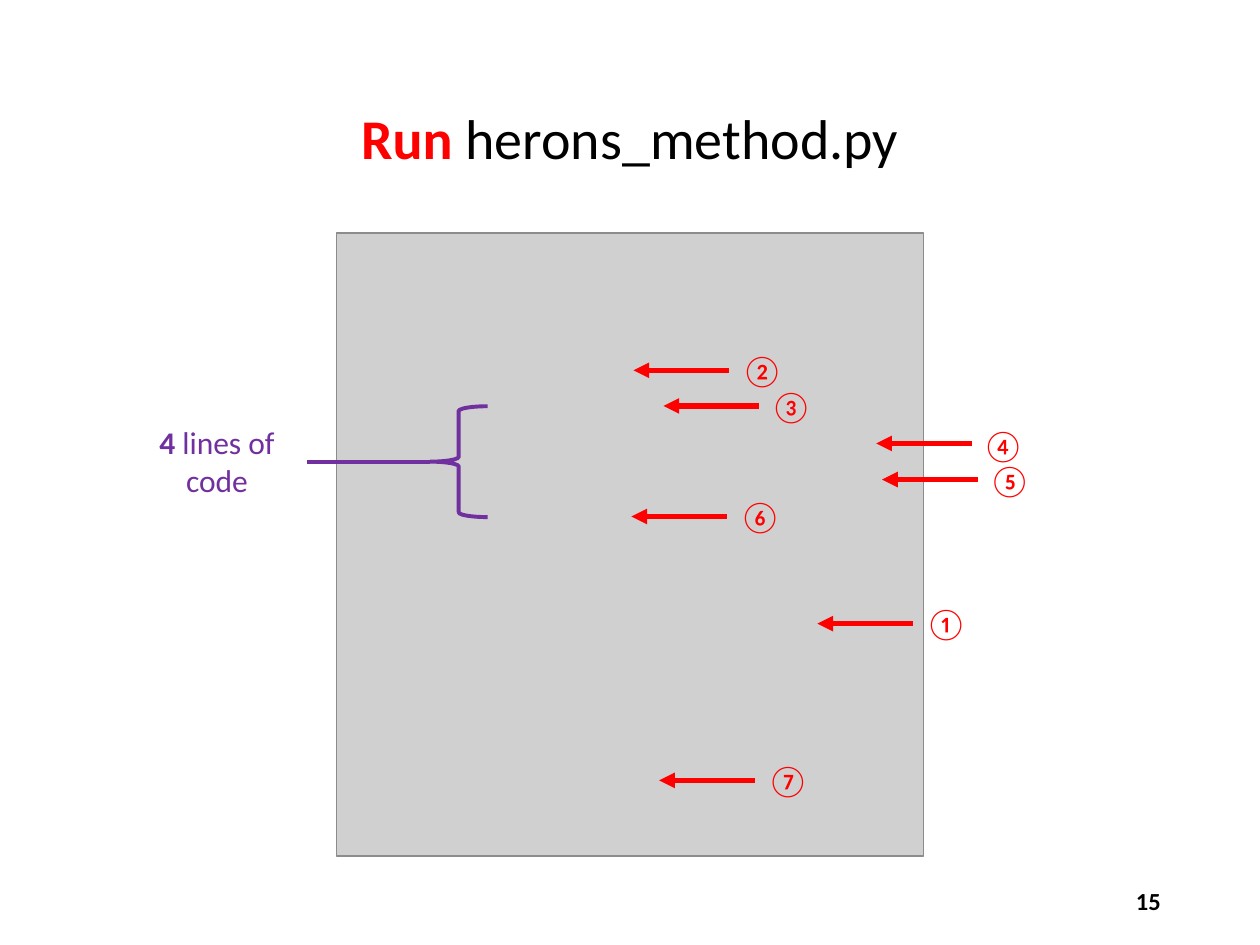
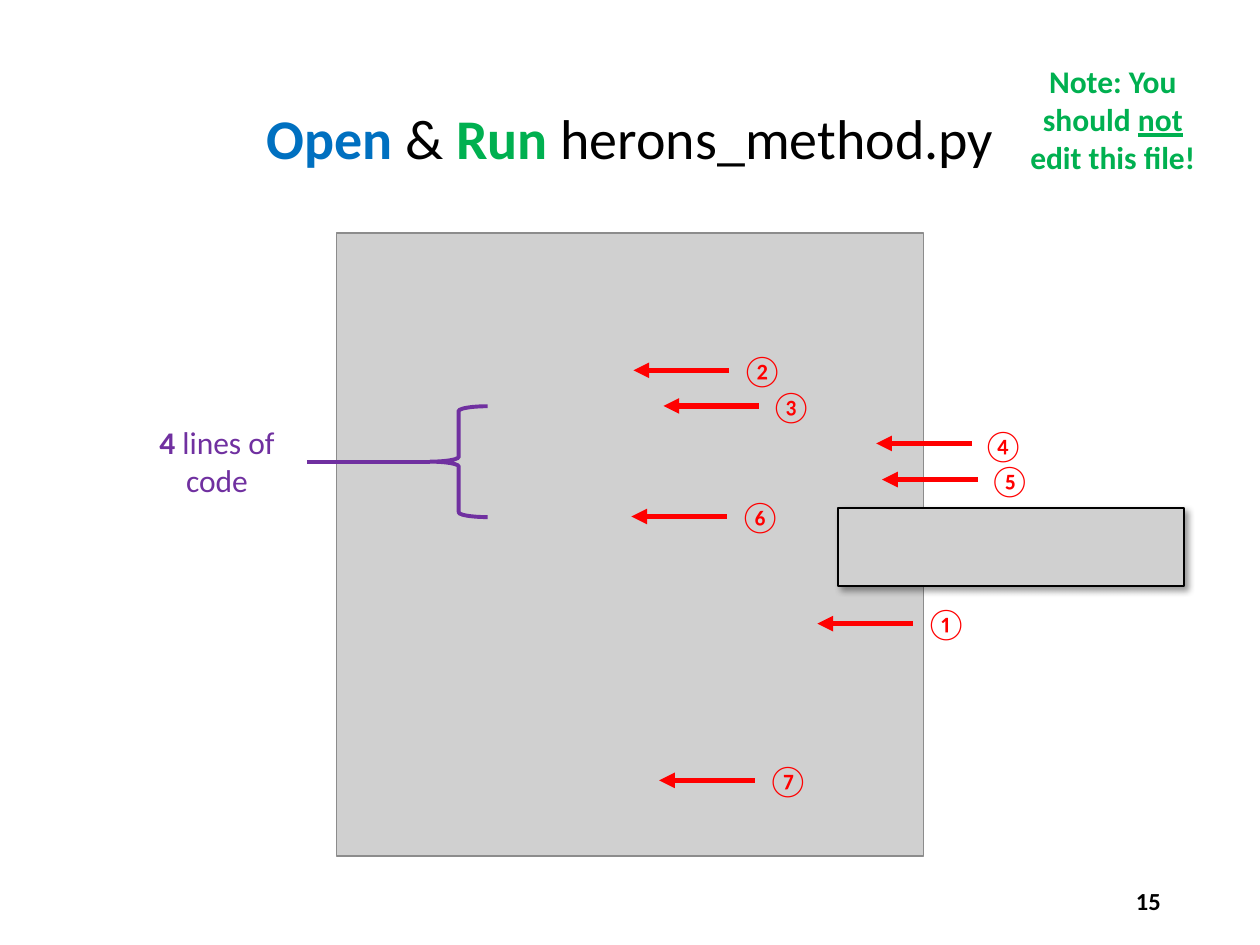
Before and after one commit to dbiersach/scicomp101, a slide deck: slide 15 of Session 05 - Square Roots and Areas/Session 05 - Square Roots and Areas.pptx. Drawn at 1260x945 pixels with LibreOffice and Linux fonts; fonts in the diff are those of the drawing; grey boxes stand for pictures. Boxes give left, top, right and bottom in pixels: in the first picture for what was removed or moved away, otherwise in the second. Text is boxed around its words. In the diff, an @@ line names an element or a change of style, - is before the commit and + after.

```diff
--- a/Session 05 - Square Roots and Areas/Session 05 - Square Roots and Areas.pptx
+++ b/Session 05 - Square Roots and Areas/Session 05 - Square Roots and Areas.pptx
@@ text added at box(1030, 72, 1195, 170), 18 pt, text #00B050, bold @@
+Note: You should not edit this file!
@@ title at box(266, 120, 994, 168): text changed @@
-Run herons_method.py
+Open & Run herons_method.py
@@ picture added at box(838, 508, 1184, 586) @@
```
Also in this commit, not shown: 3 slides added.
